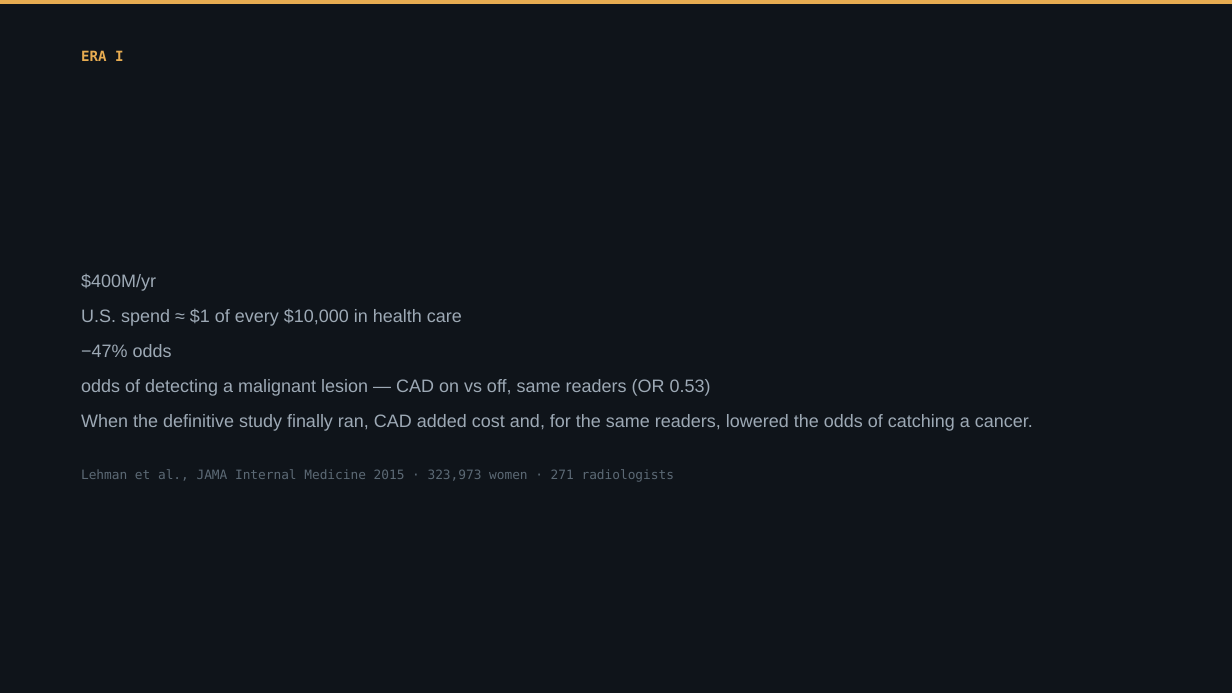
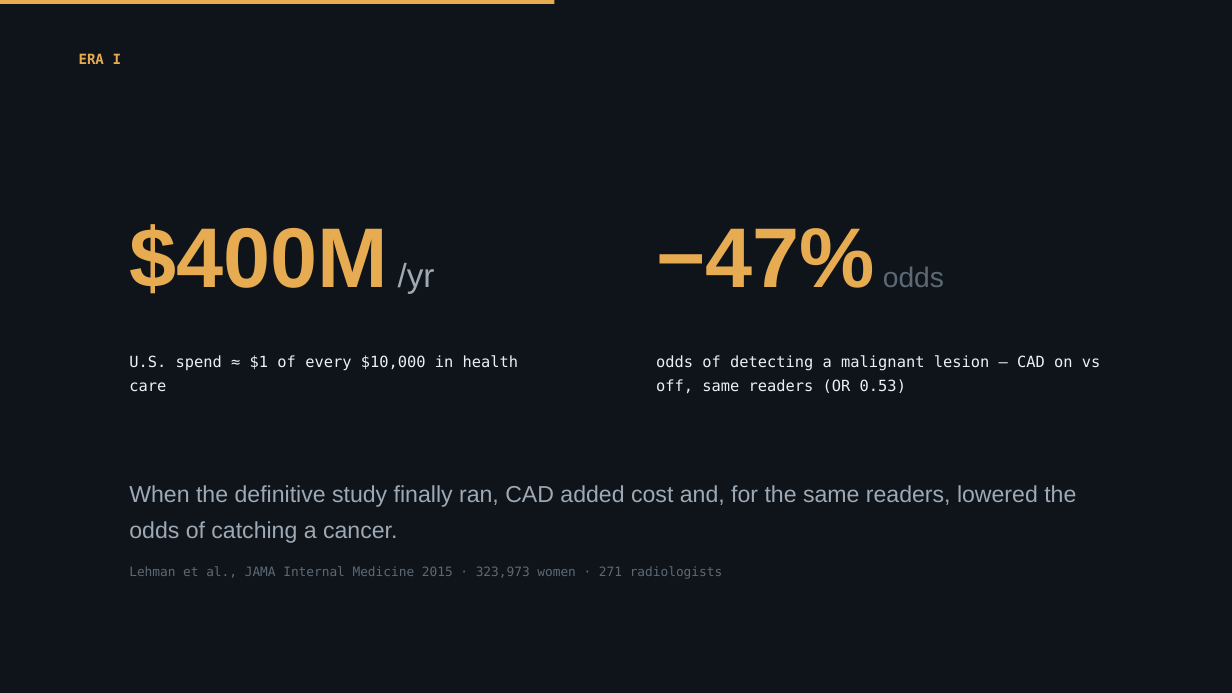
Before and after one commit to Emory-HITI/Mammo, a slide deck: slide 4 of keynote-iwbi-2026/pptx/sections/IWBI2026_Trivedi_01_CAD.pptx. Drawn at 1232x693 pixels with LibreOffice and Linux fonts; fonts in the diff are those of the drawing. Boxes give left, top, right and bottom in pixels: in the first picture for what was removed or moved away, otherwise in the second. Text is boxed around its words. In the diff, an @@ line names an element or a change of style, - is before the commit and + after.

```diff
--- a/keynote-iwbi-2026/pptx/sections/IWBI2026_Trivedi_01_CAD.pptx
+++ b/keynote-iwbi-2026/pptx/sections/IWBI2026_Trivedi_01_CAD.pptx
@@ rectangle: place and size @@
-rectangle at bbox=[0, 0, 1232, 4]
+rectangle at bbox=[0, 0, 555, 4]
@@ text "ERA I" at bbox=[79, 53, 121, 64]: line spacing 1.28 to 1; less space between paragraphs @@
@@ text "−47% odds": place and size @@
-text "−47% odds" at bbox=[81, 344, 172, 357]
+text "−47% odds" at bbox=[656, 228, 944, 288]
@@ text "−47% odds" at bbox=[656, 228, 944, 288]: size 14 to 66 pt, text colour #9DA9B5 to #E7AC51, bold on in "−47%"; size 14 to 22 pt, text colour #9DA9B5 to #5C6975 in "odds"; line spacing 1.28 to 1; less space between paragraphs @@
@@ text at bbox=[129, 224, 435, 294]: text changed; size 14 to 66 pt; text colour #9DA9B5 to #E7AC51; bold on @@
-$400M/yr
+$400M /yr
@@ text "U.S. spend ≈ $1 of ..." at bbox=[129, 355, 519, 392]: size 14 to 12 pt, font Arial to DejaVu Sans Mono, text colour #9DA9B5 to #ECEFF3; line spacing 1.28 to 1.3; less space between paragraphs @@
@@ text "U.S. spend ≈ $1 of ...": place and size @@
-text "U.S. spend ≈ $1 of ..." at bbox=[81, 309, 462, 326]
+text "U.S. spend ≈ $1 of ..." at bbox=[129, 355, 519, 392]
@@ text "odds of detecting a malignant ...": place and size @@
-text "odds of detecting a malignant ..." at bbox=[81, 379, 711, 396]
+text "odds of detecting a malignant ..." at bbox=[656, 355, 1101, 393]
@@ text "odds of detecting a malignant ..." at bbox=[656, 355, 1101, 393]: size 14 to 12 pt, font Arial to DejaVu Sans Mono, text colour #9DA9B5 to #ECEFF3; line spacing 1.28 to 1.3; less space between paragraphs @@
@@ text "When the definitive study finally ...": place and size @@
-text "When the definitive study finally ..." at bbox=[81, 414, 1033, 431]
+text "When the definitive study finally ..." at bbox=[129, 485, 1076, 543]
@@ text "When the definitive study finally ..." at bbox=[129, 485, 1076, 543]: size 14 to 18 pt; line spacing 1.28 to 1.3; less space between paragraphs @@
@@ text "Lehman et al., JAMA Internal ...": place and size @@
-text "Lehman et al., JAMA Internal ..." at bbox=[81, 469, 674, 482]
+text "Lehman et al., JAMA Internal ..." at bbox=[129, 566, 722, 579]
@@ text "Lehman et al., JAMA Internal ..." at bbox=[129, 566, 722, 579]: line spacing 1.3 to 1; less space between paragraphs @@
```
Also in this commit, not shown: 6 other slides changed, 1 other file.
